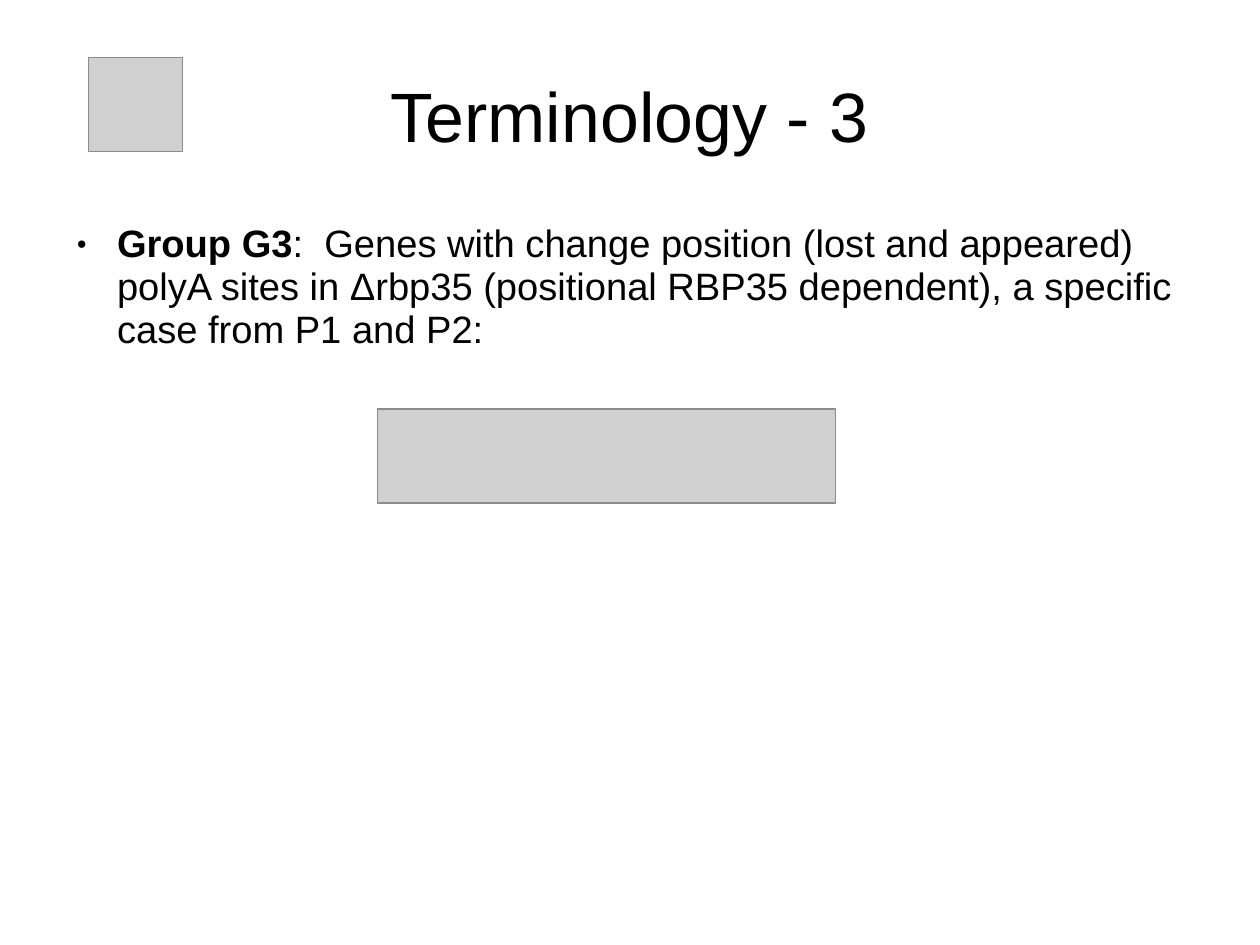
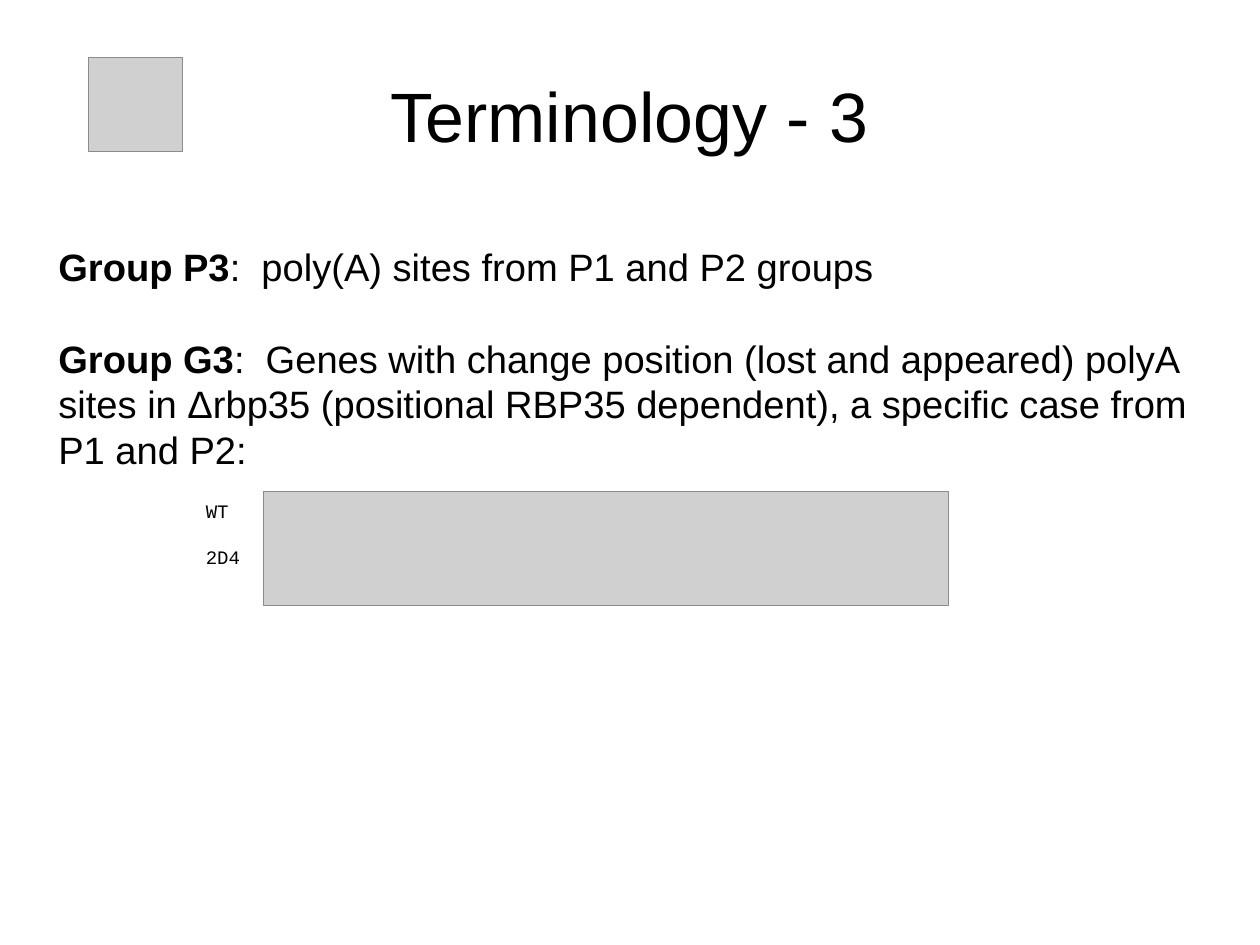
Before and after one commit to wilkinsonlab/m-oryzae-polya, a slide deck: slide 27 of doc/oryzae_presentation.odp. Drawn at 1260x945 pixels with LibreOffice and Linux fonts; fonts in the diff are those of the drawing; grey boxes stand for pictures. Boxes give left, top, right and bottom in pixels: in the first picture for what was removed or moved away, otherwise in the second. Text is boxed around its words. In the diff, an @@ line names an element or a change of style, - is before the commit and + after.

```diff
--- a/doc/oryzae_presentation.odp
+++ b/doc/oryzae_presentation.odp
@@ text "Group P3: poly(A) sites from ...": place and size @@
-text "Group P3: poly(A) sites from ..." at bbox=[117, 229, 1171, 344]
+text "Group P3: poly(A) sites from ..." at bbox=[58, 253, 1187, 465]
@@ text at bbox=[58, 253, 874, 289]: paragraph added @@
+Group P3: poly(A) sites from P1 and P2 groups
@@ text at bbox=[58, 345, 1187, 465]: bullet ● to none; line spacing 0.93 to 1; less space between paragraphs @@
@@ text added at bbox=[206, 505, 240, 564], 12 pt, text #000000 @@
+WT
+2D4
@@ picture: place and size @@
-picture at bbox=[377, 409, 836, 503]
+picture at bbox=[263, 492, 949, 606]
```
Also in this commit, not shown: 30 other slides changed, 3 slides added, 3 other files.
